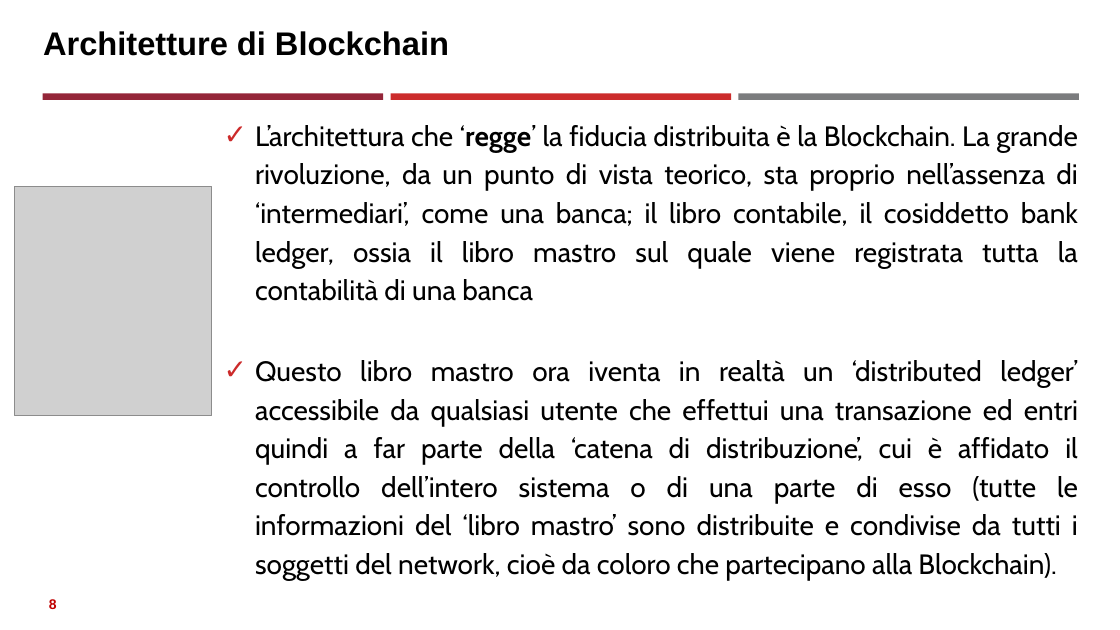
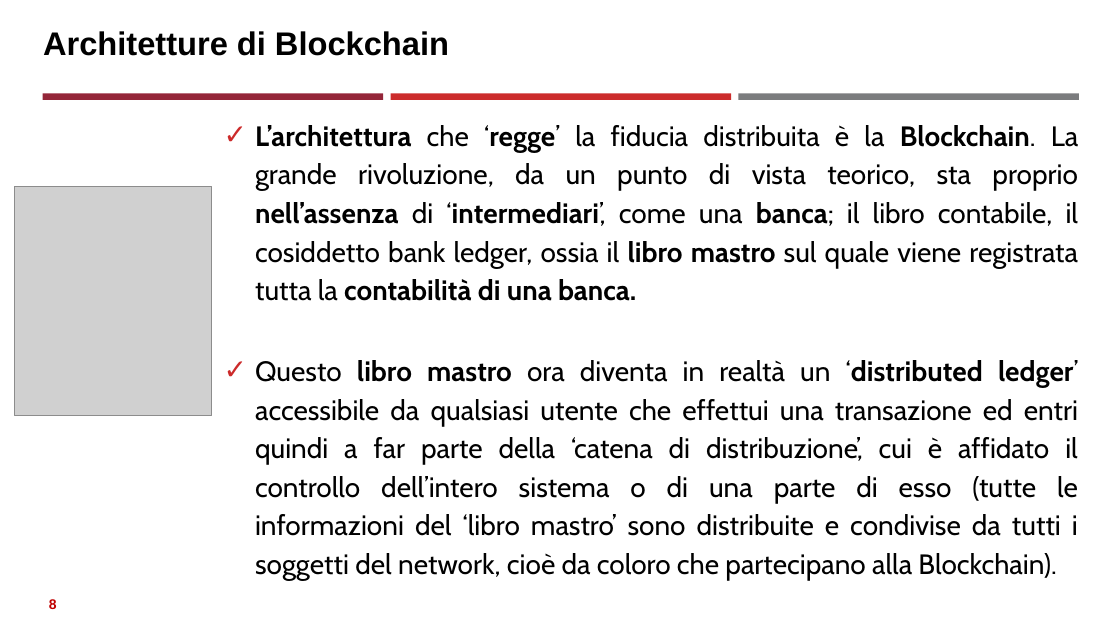
Before and after one commit to neural1977/data_science_interview_material, a slide deck: slide 8 of Assicurazioni/Distributed Ledger Technology_ita.pptx. Drawn at 1120x630 pixels with LibreOffice and Linux fonts; fonts in the diff are those of the drawing; grey boxes stand for pictures. Boxes give left, top, right and bottom in pixels: in the first picture for what was removed or moved away, otherwise in the second. Text is boxed around its words. In the diff, an @@ line names an element or a change of style, - is before the commit and + after.

Commit message:
New

```diff
--- a/Assicurazioni/Distributed Ledger Technology_ita.pptx
+++ b/Assicurazioni/Distributed Ledger Technology_ita.pptx
@@ text at <box>255,125,1079,581</box>: text changed @@
-✓ L’architettura che ‘regge’ la fiducia distribuita è la Blockchain. La grande rivoluzione, da un punto di vista teorico, sta proprio nell’assenza di ‘intermediari’, come una banca; il libro contabile, il cosiddetto bank ledger, ossia il libro mastro sul quale viene registrata tutta la contabilità di una banca
-✓ Questo libro mastro ora iventa in realtà un ‘distributed ledger’ accessibile da qualsiasi utente che effettui una transazione ed entri quindi a far parte della ‘catena di distribuzione’, cui è affidato il controllo dell’intero sistema o di una parte di esso (tutte le informazioni del ‘libro mastro’ sono distribuite e condivise da tutti i soggetti del network, cioè da coloro che partecipano alla Blockchain).
+✓ L’architettura che ‘regge’ la fiducia distribuita è la Blockchain. La grande rivoluzione, da un punto di vista teorico, sta proprio nell’assenza di ‘intermediari’, come una banca; il libro contabile, il cosiddetto bank ledger, ossia il libro mastro sul quale viene registrata tutta la contabilità di una banca.
+✓ Questo libro mastro ora diventa in realtà un ‘distributed ledger’ accessibile da qualsiasi utente che effettui una transazione ed entri quindi a far parte della ‘catena di distribuzione’, cui è affidato il controllo dell’intero sistema o di una parte di esso (tutte le informazioni del ‘libro mastro’ sono distribuite e condivise da tutti i soggetti del network, cioè da coloro che partecipano alla Blockchain).
```
Also in this commit, not shown: 5 other slides changed, 2 slides added.
